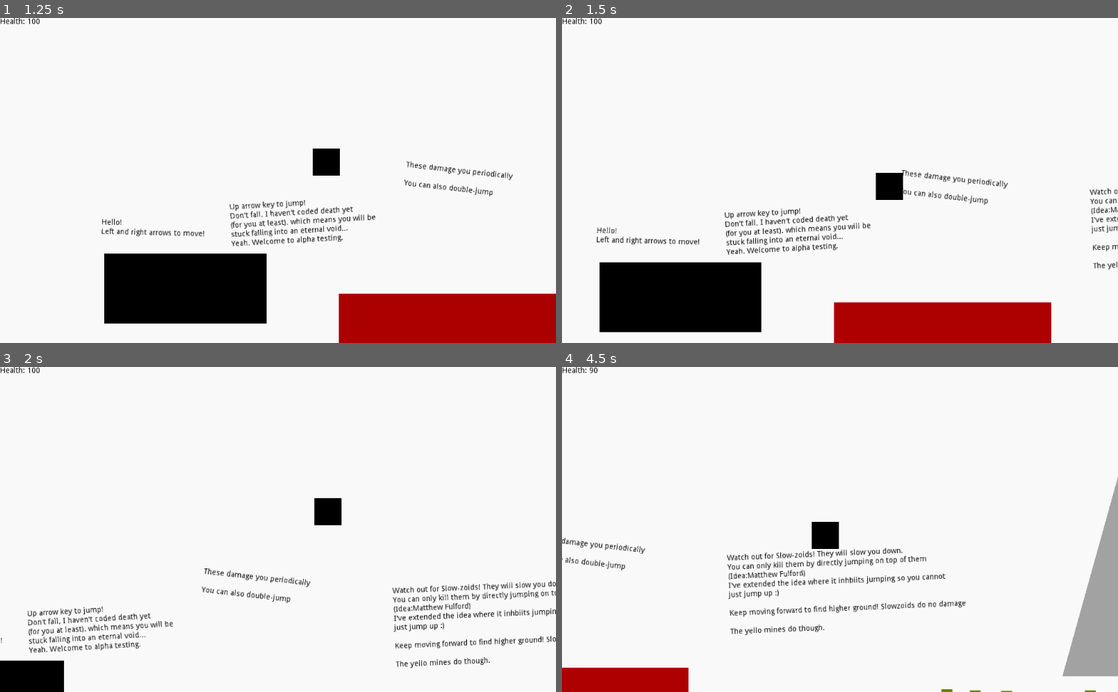
Above: before the commit, frames 1-4 (two rows, left to right).
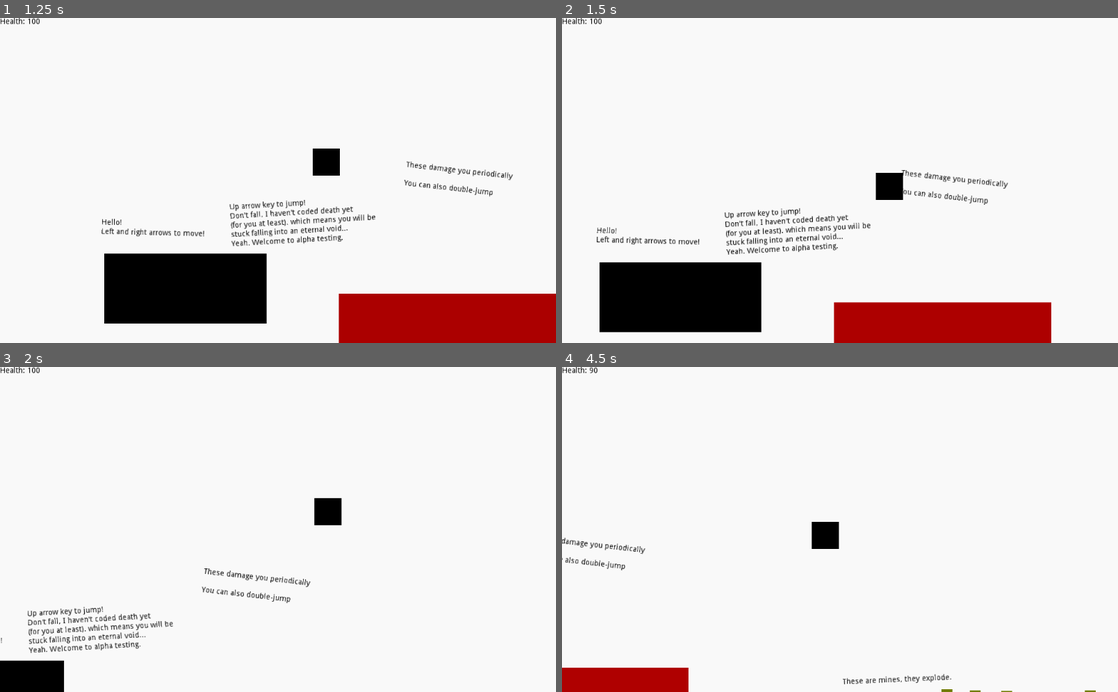
Above: after the commit, the same moments.

Repository: RavenJFelix/Square
Game: Godot game, scene res://levelz/level_0/level_0.tscn
The game is run twice, just before and just after one commit, with the same random seed, the same clock (stepped at 60 frames per second) and the same inputs.
Inputs:
- Up to frame 1 (1.25 s): hold Right (ui_right) from 0.53 s (still down); tap Up (ui_up) at 0.77 s
- Up to frame 2 (1.5 s): keep holding Right (ui_right)
- Up to frame 3 (2 s): keep holding Right (ui_right); tap Up (ui_up) at 1.52 s
- Up to frame 4 (4.5 s): release Right (ui_right) at 2.03 s; hold Left (ui_left) 2.03-2.78 s; hold Right (ui_right) 2.78-4.28 s; tap Up (ui_up) at 3.02, 3.77 s; hold Left (ui_left) from 4.28 s (still down)

Frame 1 is identical in both runs. In frame 2, 0.3% of the frame differs, in the area x 94-100%, y 52-78%; in frame 3, 1.6%; in frame 4, 5.2%, in the area x 29-100%, y 33-98%.

Commit message:
Add chaser intro

Diff:
--- a/levelz/level_0/level_0.tscn
+++ b/levelz/level_0/level_0.tscn
@@ -6,6 +6,7 @@
 [ext_resource path="res://map/hazard/hurt-block/hurt-block.tscn" type="PackedScene" id=4]
 [ext_resource path="res://map/hazard/basic-mine/basic-mine.tscn" type="PackedScene" id=5]
 [ext_resource path="res://entity/npc/enemies/slowzoid/slowzoid.tscn" type="PackedScene" id=6]
+[ext_resource path="res://map/hazard/missile-shooter/missile-shooter.tscn" type="PackedScene" id=7]
 
 [node name="Node2D" type="Node2D"]
 
@@ -70,14 +71,6 @@
 position = Vector2( 2379.92, 187.861 )
 scale = Vector2( 7.95346, 2.0697 )
 
-[node name="StaticBody2D5" parent="SlowzoidsandMinez" instance=ExtResource( 3 )]
-position = Vector2( 2162.37, 96.6607 )
-scale = Vector2( 7.95346, 2.0697 )
-
-[node name="StaticBody2D6" parent="SlowzoidsandMinez" instance=ExtResource( 3 )]
-position = Vector2( 1984.72, -12.5893 )
-scale = Vector2( 7.95346, 2.0697 )
-
 [node name="StaticBody2D7" parent="SlowzoidsandMinez" instance=ExtResource( 3 )]
 position = Vector2( 1802.32, -120.889 )
 scale = Vector2( 7.95346, 2.0697 )
@@ -112,42 +105,32 @@
 [node name="HurtPlatform8" parent="SlowzoidsandMinez" instance=ExtResource( 5 )]
 position = Vector2( 1828.02, 185.949 )
 
-[node name="slowzoidMan" parent="SlowzoidsandMinez" instance=ExtResource( 6 )]
-position = Vector2( 1539.64, -37.5991 )
-
 [node name="Intro3" type="Label" parent="SlowzoidsandMinez"]
-margin_left = 908.359
-margin_top = -70.0372
-margin_right = 1344.36
-margin_bottom = 79.9628
+margin_left = 1120.97
+margin_top = 158.445
+margin_right = 1556.97
+margin_bottom = 308.445
 rect_rotation = -2.47876
 custom_colors/font_color = Color( 0, 0, 0, 1 )
-text = "Watch out for Slow-zoids! They will slow you down.
-You can only kill them by directly jumping on top of them
-(Idea:Matthew Fulford)
-I've extended the idea where it inhbiits jumping so you cannot
-just jump up :)
-
-Keep moving forward to find higher ground! Slowzoids do no damage
-
-The yello mines do though."
+text = "These are mines, they explode."
 
 [node name="Slowzoid_Finale" type="Node2D" parent="."]
+editor/display_folded = true
 
 [node name="StaticBody2D8" parent="Slowzoid_Finale" instance=ExtResource( 3 )]
 position = Vector2( 3669.02, -191.55 )
 scale = Vector2( 100.504, 2.0697 )
 
 [node name="ladder2" parent="Slowzoid_Finale" instance=ExtResource( 2 )]
-position = Vector2( 4148.16, -449.09 )
-scale = Vector2( 1, 22.7726 )
+position = Vector2( 4148.16, -717.691 )
+scale = Vector2( 1, 49.6327 )
+
+[node name="ladder3" parent="Slowzoid_Finale" instance=ExtResource( 2 )]
+position = Vector2( 4148.16, -717.691 )
+scale = Vector2( 1, 49.6327 )
 
 [node name="slowzoidMan2" parent="Slowzoid_Finale" instance=ExtResource( 6 )]
 position = Vector2( 3174.3, -409.064 )
-
-[node name="HurtPlatform9" parent="Slowzoid_Finale" instance=ExtResource( 4 )]
-position = Vector2( 2970.26, -225.953 )
-scale = Vector2( 4.53279, 1.64263 )
 
 [node name="HurtPlatform10" parent="Slowzoid_Finale" instance=ExtResource( 4 )]
 position = Vector2( 3268.37, -229.212 )
@@ -187,14 +170,189 @@
 margin_bottom = -218.558
 rect_rotation = -1.96505
 custom_colors/font_color = Color( 0, 0, 0, 1 )
-text = "Kill the slowzoid. Use your nonexistent brain.
-
-There is nothing to do afterwards.
-
-
-
-Good Job.
-
-Now actually kill it because that was a waste of typing if you didn't
-
->>>>>>>>>>>>>>>There's a ladder on the far right ->"
+text = "Slowoids slow you down and prevent jumping. They do not hurt you.
+
+If you can climb high enough, you can kill them.
+
+Just because they don't do damage doesn't make they are a concern."
+
+[node name="Missilez" type="Node2D" parent="."]
+
+[node name="Polygon2D2" parent="Missilez" instance=ExtResource( 3 )]
+position = Vector2( 4816.08, -1259.38 )
+scale = Vector2( 1, 5.0302 )
+
+[node name="missile-shooter" parent="Missilez" instance=ExtResource( 7 )]
+position = Vector2( 5808.6, -1230.54 )
+rotation = 3.14159
+
+[node name="MissileSpawn" parent="Missilez/missile-shooter" index="3"]
+rotation = 4.71239
+
+[node name="Intro8" type="Label" parent="Missilez"]
+margin_left = 4167.92
+margin_top = -1272.67
+margin_right = 4641.92
+margin_bottom = -1088.67
+rect_rotation = 0.45296
+custom_colors/font_color = Color( 0, 0, 0, 1 )
+text = "There are Missiles that explode. Dodge them and climb the ladder"
+
+[node name="Intro9" type="Label" parent="Missilez"]
+margin_left = 5072.93
+margin_top = -1425.89
+margin_right = 5546.93
+margin_bottom = -1241.89
+rect_rotation = 0.45296
+custom_colors/font_color = Color( 0, 0, 0, 1 )
+text = "SO MANY AHHHHH!!!!"
+
+[node name="ladder4" parent="Missilez" instance=ExtResource( 2 )]
+position = Vector2( 4148.16, -717.691 )
+scale = Vector2( 1, 49.6327 )
+
+[node name="Polygon2D" parent="Missilez" instance=ExtResource( 3 )]
+position = Vector2( 5245.77, -1197.49 )
+scale = Vector2( 108.206, 1 )
+
+[node name="ladder" parent="Missilez" instance=ExtResource( 2 )]
+position = Vector2( 6063.34, -1553.69 )
+scale = Vector2( 1, 34.8343 )
+
+[node name="Chasers" type="Node2D" parent="."]
+
+[node name="Polygon2D" parent="Chasers" instance=ExtResource( 3 )]
+position = Vector2( 5232.39, -1865.33 )
+scale = Vector2( 82.9826, 2.75809 )
+
+[node name="missile-shooter" parent="Chasers" instance=ExtResource( 7 )]
+position = Vector2( 5316.04, -2561.45 )
+rotation = -1.57079
+missile_scene = "res://entity/npc/enemies/chaser/tangential-chaser.tscn"
+
+[node name="MissileSpawn" parent="Chasers/missile-shooter" index="3"]
+rotation = 0.0
+
+[node name="HurtPlatform" parent="Chasers" instance=ExtResource( 4 )]
+position = Vector2( 5539.77, -1917.42 )
+scale = Vector2( 2.65745, 2.71884 )
+
+[node name="HurtPlatform2" parent="Chasers" instance=ExtResource( 4 )]
+position = Vector2( 5372.8, -1914.96 )
+scale = Vector2( 2.65745, 2.71884 )
+
+[node name="HurtPlatform3" parent="Chasers" instance=ExtResource( 4 )]
+position = Vector2( 5425.59, -1918.65 )
+scale = Vector2( 2.65745, 2.71884 )
+
+[node name="HurtPlatform4" parent="Chasers" instance=ExtResource( 4 )]
+position = Vector2( 5483.29, -1916.19 )
+scale = Vector2( 2.65745, 2.71884 )
+
+[node name="HurtPlatform5" parent="Chasers" instance=ExtResource( 4 )]
+position = Vector2( 5207.05, -1912.51 )
+scale = Vector2( 2.65745, 2.71884 )
+
+[node name="HurtPlatform6" parent="Chasers" instance=ExtResource( 4 )]
+position = Vector2( 5075.68, -1918.65 )
+scale = Vector2( 2.65745, 2.71884 )
+
+[node name="HurtPlatform7" parent="Chasers" instance=ExtResource( 4 )]
+position = Vector2( 4930.12, -1917.29 )
+scale = Vector2( 2.65745, 2.71884 )
+
+[node name="BasicMine" parent="Chasers" instance=ExtResource( 5 )]
+position = Vector2( 4765.45, -1970.78 )
+
+[node name="BasicMine10" parent="Chasers" instance=ExtResource( 5 )]
+position = Vector2( 4485.45, -2038.15 )
+
+[node name="BasicMine11" parent="Chasers" instance=ExtResource( 5 )]
+position = Vector2( 4218.08, -2173.94 )
+
+[node name="BasicMine12" parent="Chasers" instance=ExtResource( 5 )]
+position = Vector2( 4443.34, -2264.46 )
+
+[node name="BasicMine13" parent="Chasers" instance=ExtResource( 5 )]
+position = Vector2( 4198.08, -2500.25 )
+
+[node name="BasicMine14" parent="Chasers" instance=ExtResource( 5 )]
+position = Vector2( 4528.11, -2657.33 )
+
+[node name="BasicMine2" parent="Chasers" instance=ExtResource( 5 )]
+position = Vector2( 4867.26, -2010.69 )
+
+[node name="BasicMine3" parent="Chasers" instance=ExtResource( 5 )]
+position = Vector2( 4929.16, -2023.72 )
+
+[node name="BasicMine4" parent="Chasers" instance=ExtResource( 5 )]
+position = Vector2( 5118.13, -2135.31 )
+
+[node name="BasicMine5" parent="Chasers" instance=ExtResource( 5 )]
+position = Vector2( 5142.57, -2047.34 )
+
+[node name="BasicMine6" parent="Chasers" instance=ExtResource( 5 )]
+position = Vector2( 5245.19, -1958.56 )
+
+[node name="BasicMine7" parent="Chasers" instance=ExtResource( 5 )]
+position = Vector2( 5326.65, -2070.15 )
+
+[node name="BasicMine8" parent="Chasers" instance=ExtResource( 5 )]
+position = Vector2( 5445.56, -1976.48 )
+
+[node name="BasicMine9" parent="Chasers" instance=ExtResource( 5 )]
+position = Vector2( 5484.66, -2120.65 )
+
+[node name="Intro10" type="Label" parent="Chasers"]
+margin_left = 5677.6
+margin_top = -2034.47
+margin_right = 6151.6
+margin_bottom = -1850.47
+rect_rotation = 0.45296
+custom_colors/font_color = Color( 0, 0, 0, 1 )
+text = "When you get upstairs, there will be more missiles.
+
+They can chase you.
+
+Run.."
+
+[node name="Intro11" type="Label" parent="Chasers"]
+margin_left = 4602.91
+margin_top = -2629.75
+margin_right = 5076.91
+margin_bottom = -2445.75
+rect_rotation = 0.45296
+custom_colors/font_color = Color( 0, 0, 0, 1 )
+text = "Remember to run."
+
+[node name="Polygon2D2" parent="Chasers" instance=ExtResource( 3 )]
+position = Vector2( 5328.35, -2455.51 )
+scale = Vector2( 78.716, 7.97189 )
+
+[node name="Polygon2D3" parent="Chasers" instance=ExtResource( 3 )]
+position = Vector2( 4471.36, -1929.52 )
+scale = Vector2( 7.05, 3.40001 )
+
+[node name="Polygon2D4" parent="Chasers" instance=ExtResource( 3 )]
+position = Vector2( 4334.36, -1990.52 )
+scale = Vector2( 7.05, 3.40001 )
+
+[node name="Polygon2D5" parent="Chasers" instance=ExtResource( 3 )]
+position = Vector2( 4200.36, -2058.52 )
+scale = Vector2( 7.05, 3.40001 )
+
+[node name="Polygon2D6" parent="Chasers" instance=ExtResource( 3 )]
+position = Vector2( 4420.36, -2173.52 )
+scale = Vector2( 7.05, 3.40001 )
+
+[node name="Polygon2D7" parent="Chasers" instance=ExtResource( 3 )]
+position = Vector2( 4250.36, -2330.52 )
+scale = Vector2( 7.05, 3.40001 )
+
+[node name="Polygon2D8" parent="Chasers" instance=ExtResource( 3 )]
+position = Vector2( 4452.47, -2432.63 )
+scale = Vector2( 7.05, 3.40001 )
+
+[editable path="Missilez/missile-shooter"]
+
+[editable path="Chasers/missile-shooter"]
Not shown: 1 places in levelz/level_0/level_0.tscn that only renumber resources
